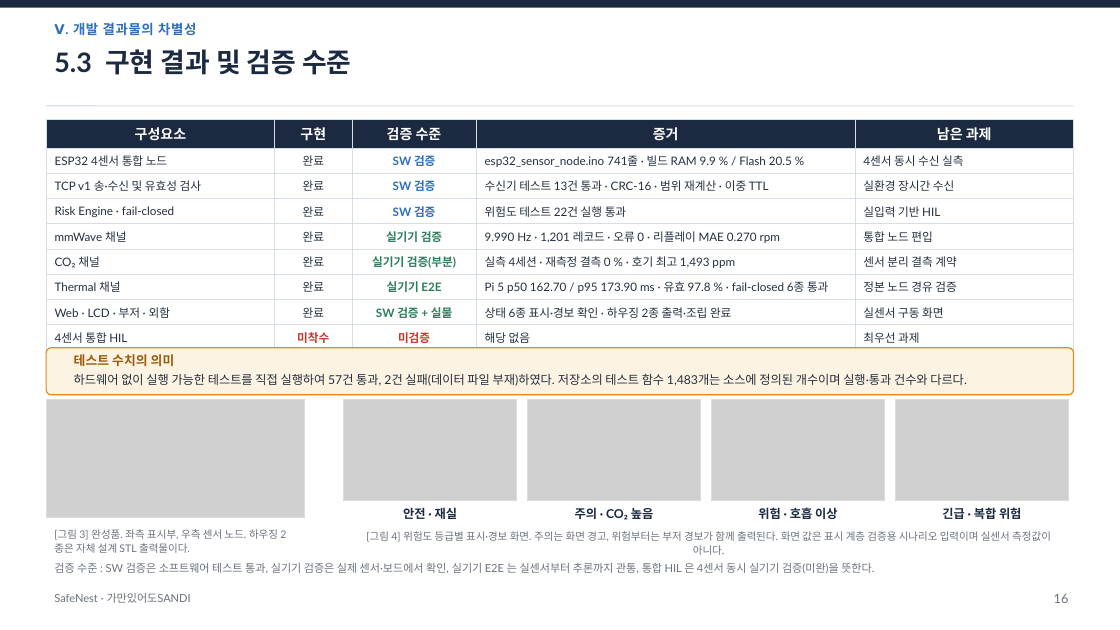
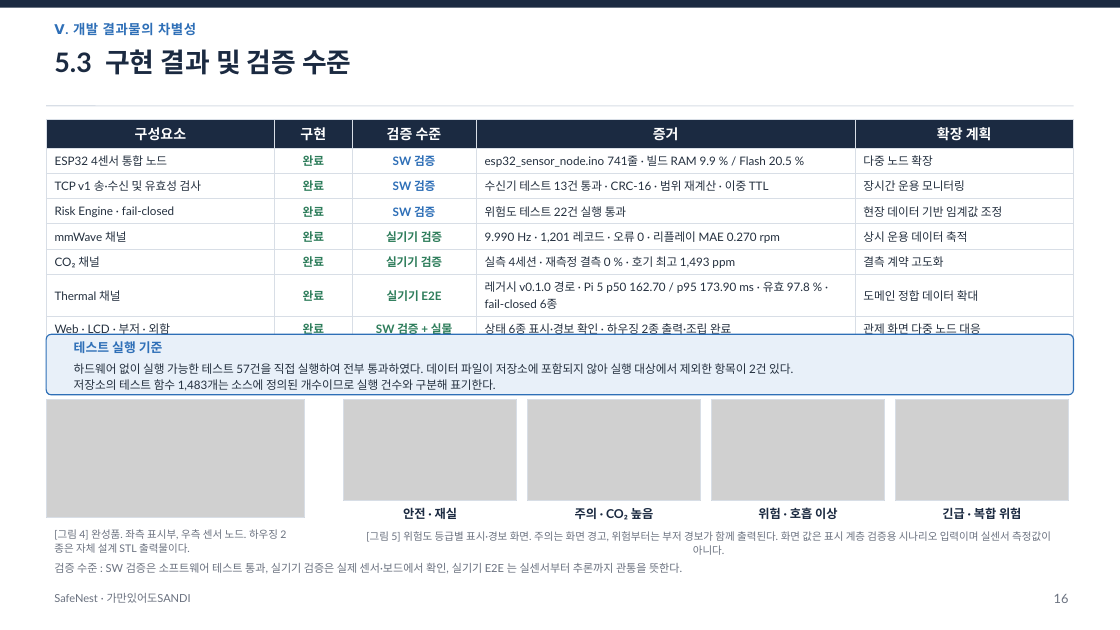
Before and after one commit to jinsu1011/safenest-embedded-competition, a slide deck: slide 17 of final-report/2026ESWContest_자유공모_가만있어도SANDI_개발완료보고서.pptx. Drawn at 1120x630 pixels with LibreOffice and Linux fonts; fonts in the diff are those of the drawing; grey boxes stand for pictures. Boxes give left, top, right and bottom in pixels: in the first picture for what was removed or moved away, otherwise in the second. Text is boxed around its words. In the diff, an @@ line names an element or a change of style, - is before the commit and + after.

```diff
--- a/final-report/2026ESWContest_자유공모_가만있어도SANDI_개발완료보고서.pptx
+++ b/final-report/2026ESWContest_자유공모_가만있어도SANDI_개발완료보고서.pptx
@@ table at [46, 119, 1074, 341] @@
-row 1: 구성요소 | 구현 | 검증 수준 | 증거 | 남은 과제
-row 2: ESP32 4센서 통합 노드 | 완료 | SW 검증 | esp32_sensor_node.ino 741줄 · 빌드 RAM 9.9 % / Flash 20.5 % | 4센서 동시 수신 실측
-row 3: TCP v1 송·수신 및 유효성 검사 | 완료 | SW 검증 | 수신기 테스트 13건 통과 · CRC-16 · 범위 재계산 · 이중 TTL | 실환경 장시간 수신
-row 4: Risk Engine · fail-closed | 완료 | SW 검증 | 위험도 테스트 22건 실행 통과 | 실입력 기반 HIL
-row 5: mmWave 채널 | 완료 | 실기기 검증 | 9.990 Hz · 1,201 레코드 · 오류 0 · 리플레이 MAE 0.270 rpm | 통합 노드 편입
-row 6: CO₂ 채널 | 완료 | 실기기 검증(부분) | 실측 4세션 · 재측정 결측 0 % · 호기 최고 1,493 ppm | 센서 분리 결측 계약
-row 7: Thermal 채널 | 완료 | 실기기 E2E | Pi 5 p50 162.70 / p95 173.90 ms · 유효 97.8 % · fail-closed 6종 통과 | 정본 노드 경유 검증
-row 8: Web · LCD · 부저 · 외함 | 완료 | SW 검증 + 실물 | 상태 6종 표시·경보 확인 · 하우징 2종 출력·조립 완료 | 실센서 구동 화면
-row 9: 4센서 통합 HIL | 미착수 | 미검증 | 해당 없음 | 최우선 과제
+row 1: 구성요소 | 구현 | 검증 수준 | 증거 | 확장 계획
+row 2: ESP32 4센서 통합 노드 | 완료 | SW 검증 | esp32_sensor_node.ino 741줄 · 빌드 RAM 9.9 % / Flash 20.5 % | 다중 노드 확장
+row 3: TCP v1 송·수신 및 유효성 검사 | 완료 | SW 검증 | 수신기 테스트 13건 통과 · CRC-16 · 범위 재계산 · 이중 TTL | 장시간 운용 모니터링
+row 4: Risk Engine · fail-closed | 완료 | SW 검증 | 위험도 테스트 22건 실행 통과 | 현장 데이터 기반 임계값 조정
+row 5: mmWave 채널 | 완료 | 실기기 검증 | 9.990 Hz · 1,201 레코드 · 오류 0 · 리플레이 MAE 0.270 rpm | 상시 운용 데이터 축적
+row 6: CO₂ 채널 | 완료 | 실기기 검증 | 실측 4세션 · 재측정 결측 0 % · 호기 최고 1,493 ppm | 결측 계약 고도화
+row 7: Thermal 채널 | 완료 | 실기기 E2E | 레거시 v0.1.0 경로 · Pi 5 p50 162.70 / p95 173.90 ms · 유효 97.8 % · fail-closed 6종 | 도메인 정합 데이터 확대
+row 8: Web · LCD · 부저 · 외함 | 완료 | SW 검증 + 실물 | 상태 6종 표시·경보 확인 · 하우징 2종 출력·조립 완료 | 관제 화면 다중 노드 대응
@@ rounded rectangle: place and size @@
-rounded rectangle at [46, 348, 1074, 395]
+rounded rectangle at [46, 334, 1074, 395]
@@ rounded rectangle at [46, 334, 1074, 395]: fill #FDF3E3 to #E8F0F9; outline #E08A1E 1 pt to #2E6FB7 1 pt; proportions changed @@
@@ text at [74, 341, 163, 353]: text changed; text colour #9A5B0B to #2E6FB7 @@
-테스트 수치의 의미
+테스트 실행 기준
@@ text at [74, 363, 793, 391]: text changed; size 10.5 to 10 pt @@
-하드웨어 없이 실행 가능한 테스트를 직접 실행하여 57건 통과, 2건 실패(데이터 파일 부재)하였다. 저장소의 테스트 함수 1,483개는 소스에 정의된 개수이며 실행·통과 건수와 다르다.
+하드웨어 없이 실행 가능한 테스트 57건을 직접 실행하여 전부 통과하였다. 데이터 파일이 저장소에 포함되지 않아 실행 대상에서 제외한 항목이 2건 있다.
+저장소의 테스트 함수 1,483개는 소스에 정의된 개수이므로 실행 건수와 구분해 표기한다.
@@ text at [54, 529, 278, 553]: text changed @@
-[그림 3] 완성품. 좌측 표시부, 우측 센서 노드. 하우징 2종은 자체 설계 STL 출력물이다.
+[그림 4] 완성품. 좌측 표시부, 우측 센서 노드. 하우징 2종은 자체 설계 STL 출력물이다.
@@ text at [366, 531, 1051, 555]: text changed @@
-[그림 4] 위험도 등급별 표시·경보 화면. 주의는 화면 경고, 위험부터는 부저 경보가 함께 출력된다. 화면 값은 표시 계층 검증용 시나리오 입력이며 실센서 측정값이 아니다.
+[그림 5] 위험도 등급별 표시·경보 화면. 주의는 화면 경고, 위험부터는 부저 경보가 함께 출력된다. 화면 값은 표시 계층 검증용 시나리오 입력이며 실센서 측정값이 아니다.
@@ text at [54, 563, 682, 573]: text changed @@
-검증 수준 : SW 검증은 소프트웨어 테스트 통과, 실기기 검증은 실제 센서·보드에서 확인, 실기기 E2E 는 실센서부터 추론까지 관통, 통합 HIL 은 4센서 동시 실기기 검증(미완)을 뜻한다.
+검증 수준 : SW 검증은 소프트웨어 테스트 통과, 실기기 검증은 실제 센서·보드에서 확인, 실기기 E2E 는 실센서부터 추론까지 관통을 뜻한다.
```
Also in this commit, not shown: 19 other slides changed, 28 other files.
